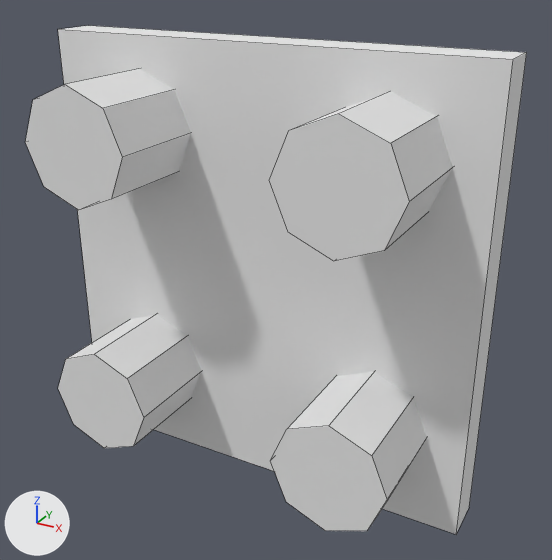
What one commit did to the Blender file scene.blend.
Both versions are drawn from a 50 mm lens placed at (3.14, -5.31, 2.69), pointed at (0.27, -0.09, 0.08). The axes (+X, +Y, +Z) are drawn at lower left. The lights are the same throughout. Mesh edges are drawn as thin lines.
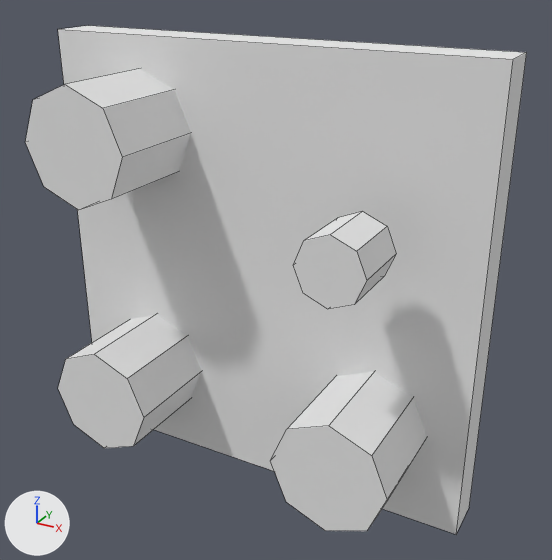
Diff of the bpy script that builds the scene:
```diff
--- a/scene.blend.py
+++ b/scene.blend.py
@@ me_cube_001 @@
 me_cube_001.from_pydata(...)  # 72 vertices, 46 faces; spans x -1.0..1.0, y -1.0..1.0, z -2.05..4.49
 # used by ob_cube; location = (0.0, 0.0, 0.0); rotation_euler = (1.571, 0.0, 0.0), in degrees (90, 0, 0); scale = (2.0, 2.0, 0.2)
+# me_cube_001 part 1: the loose piece of 16 vertices spanning x 0.33..0.83, y 0.36..0.86, z -0.51..4.49 is scaled about its middle by 0.546, then moved by (0.0, -0.28, 1.51)
 me_cube_001.materials.append(mat_material_001)
```

What differs and where, as boxes [x1, y1, x2, y2] in the pictures (552 x 560 px; the box of a moved part takes in the faces that stretch with it):
part 1 of me_cube_001, moved or reshaped
    before: [270, 92, 452, 261]
    after: [293, 211, 396, 309]
